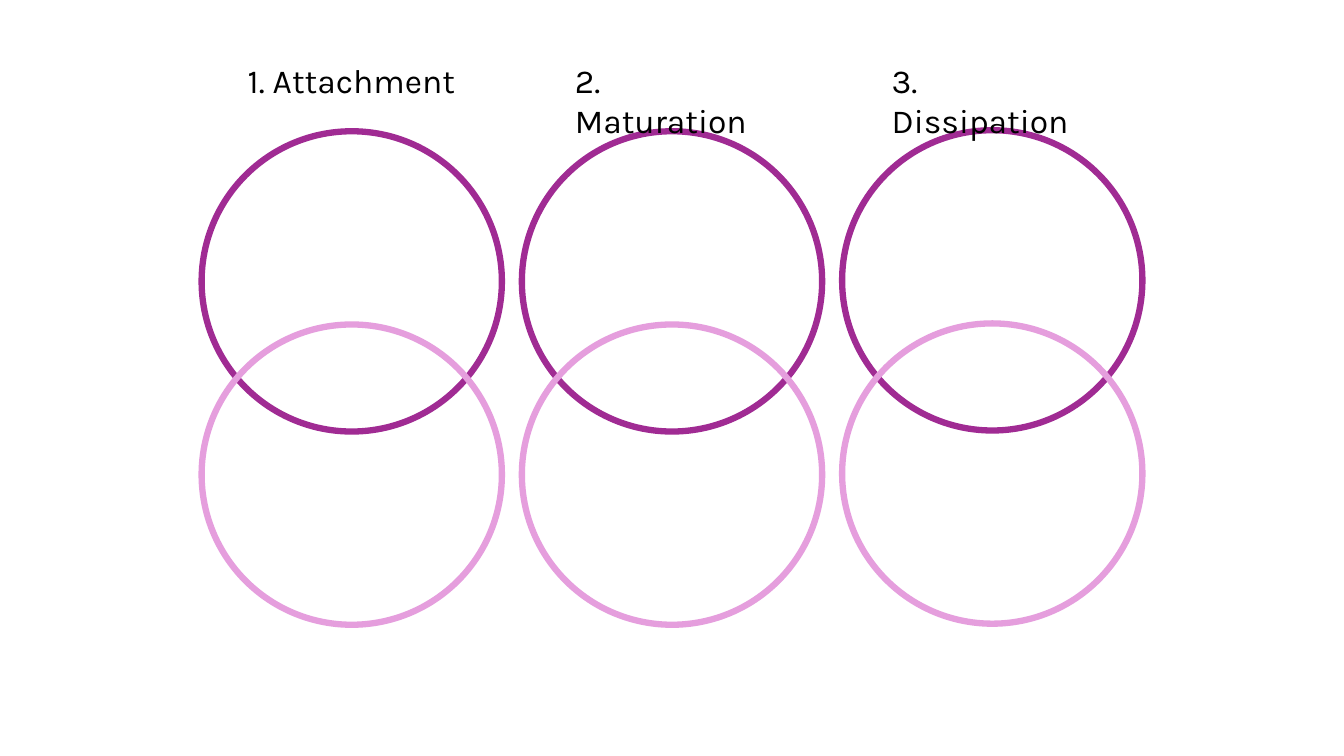
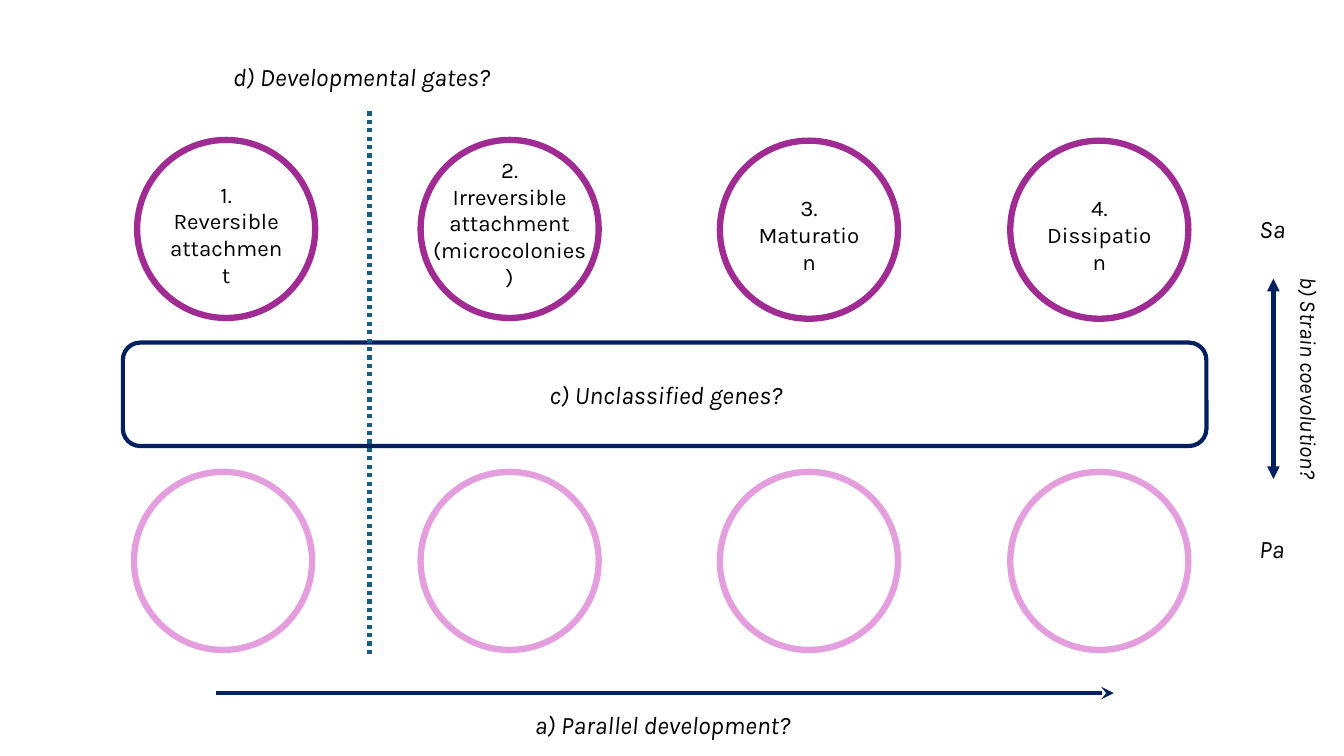
Before and after one commit to marklemzin/marks-masters, a slide deck: slide 1 of home-made-diagrams/16.3 homebrew-diagrams.pptx. Drawn at 1344x756 pixels with LibreOffice and Linux fonts; fonts in the diff are those of the drawing. Boxes give left, top, right and bottom in pixels: in the first picture for what was removed or moved away, otherwise in the second. Text is boxed around its words. In the diff, an @@ line names an element or a change of style, - is before the commit and + after.

```diff
--- a/home-made-diagrams/16.3 homebrew-diagrams.pptx
+++ b/home-made-diagrams/16.3 homebrew-diagrams.pptx
@@ text added at box(233, 68, 490, 92), 18 pt, text #000000, italic @@
+d) Developmental gates?
@@ line added from (370, 112) to (370, 655), #156082 3 pt dashed @@
@@ ellipse: place and size @@
-ellipse at box(202, 131, 502, 432)
+ellipse at box(137, 140, 316, 319)
@@ ellipse: place and size @@
-ellipse at box(522, 131, 823, 432)
+ellipse at box(420, 140, 599, 319)
@@ ellipse: place and size @@
-ellipse at box(842, 130, 1142, 431)
+ellipse at box(720, 141, 898, 320)
@@ ellipse added at box(1010, 141, 1189, 320), outline #A02B93 4.5 pt @@
@@ text at box(433, 163, 586, 261): text changed; size 24 to 16 pt @@
-2. Maturation
+2.
+Irreversible
+attachment
+(microcolonies)
@@ text at box(174, 189, 279, 230): text changed; size 24 to 16 pt @@
-1. Attachment
+1.
+Reversible
+attachment
@@ text at box(800, 201, 817, 217): text changed; size 24 to 16 pt @@
-3. Dissipation
+3.
+Maturation
@@ text added at box(1091, 201, 1107, 216), 16 pt, text #000000 @@
+4.
+Dissipation
@@ text added at box(1259, 222, 1285, 239), 18 pt, text #000000, italic @@
+Sa
@@ double arrow added from (1273, 278) to (1273, 479), #002060 3 pt @@
@@ text added at box(1294, 279, 1323, 477), 16 pt, text #000000, italic @@
+b) Strain coevolution?
@@ rounded rectangle added at box(123, 343, 1207, 447), outline #002060 3 pt @@
@@ text added at box(549, 386, 782, 410), 18 pt, text #000000, italic @@
+c) Unclassified genes?
@@ ellipse: place and size @@
-ellipse at box(202, 325, 502, 625)
+ellipse at box(134, 472, 313, 650)
@@ ellipse: place and size @@
-ellipse at box(522, 325, 823, 625)
+ellipse at box(420, 472, 599, 650)
@@ ellipse: place and size @@
-ellipse at box(842, 324, 1142, 624)
+ellipse at box(720, 472, 898, 650)
@@ ellipse added at box(1010, 472, 1189, 650), outline #E59EDD 4.5 pt @@
@@ text added at box(1259, 542, 1284, 559), 18 pt, text #000000, italic @@
+Pa
@@ arrow added from (217, 694) to (1114, 694), #002060 3 pt @@
@@ text added at box(535, 716, 791, 740), 18 pt, text #000000, italic @@
+a) Parallel development?
```
Also in this commit, not shown: 1 slide added, 8 other files.
